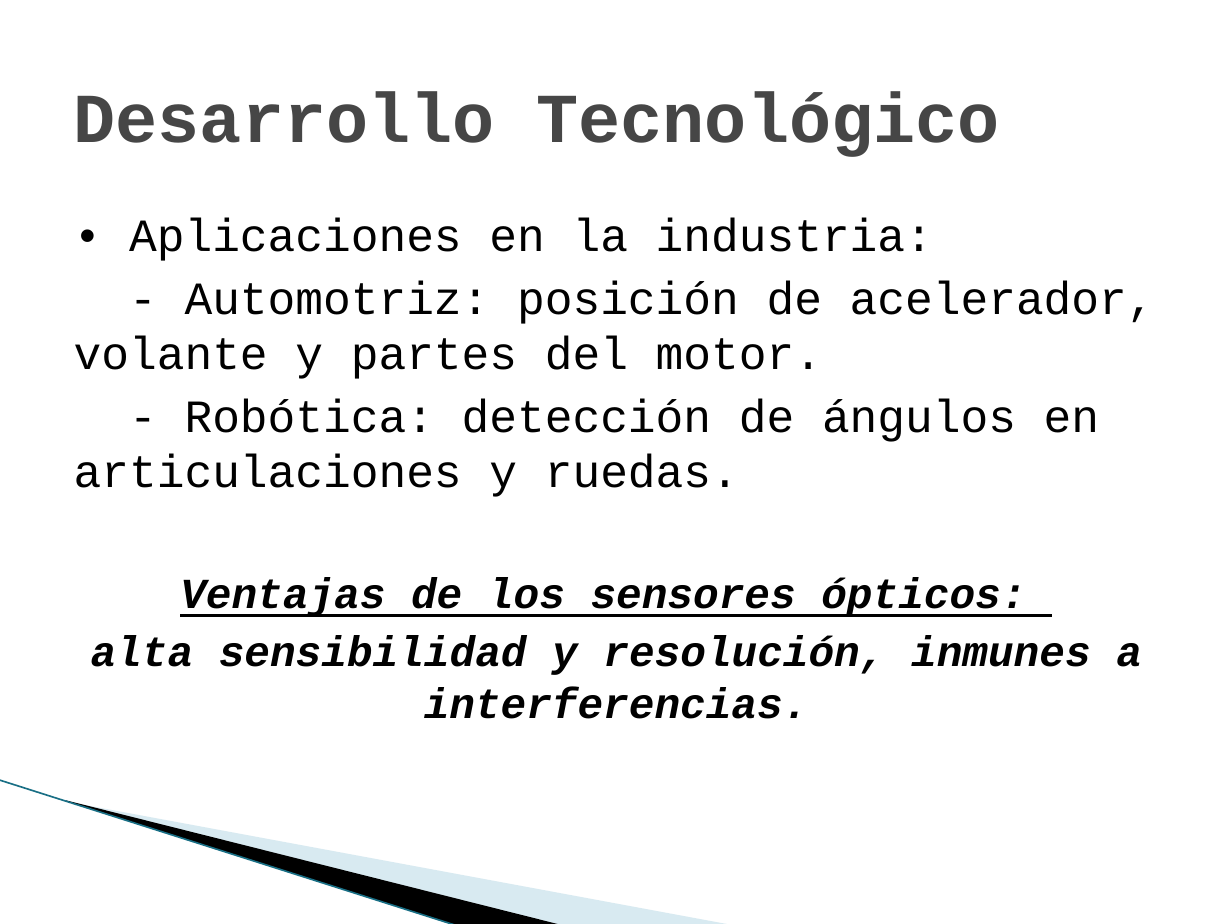
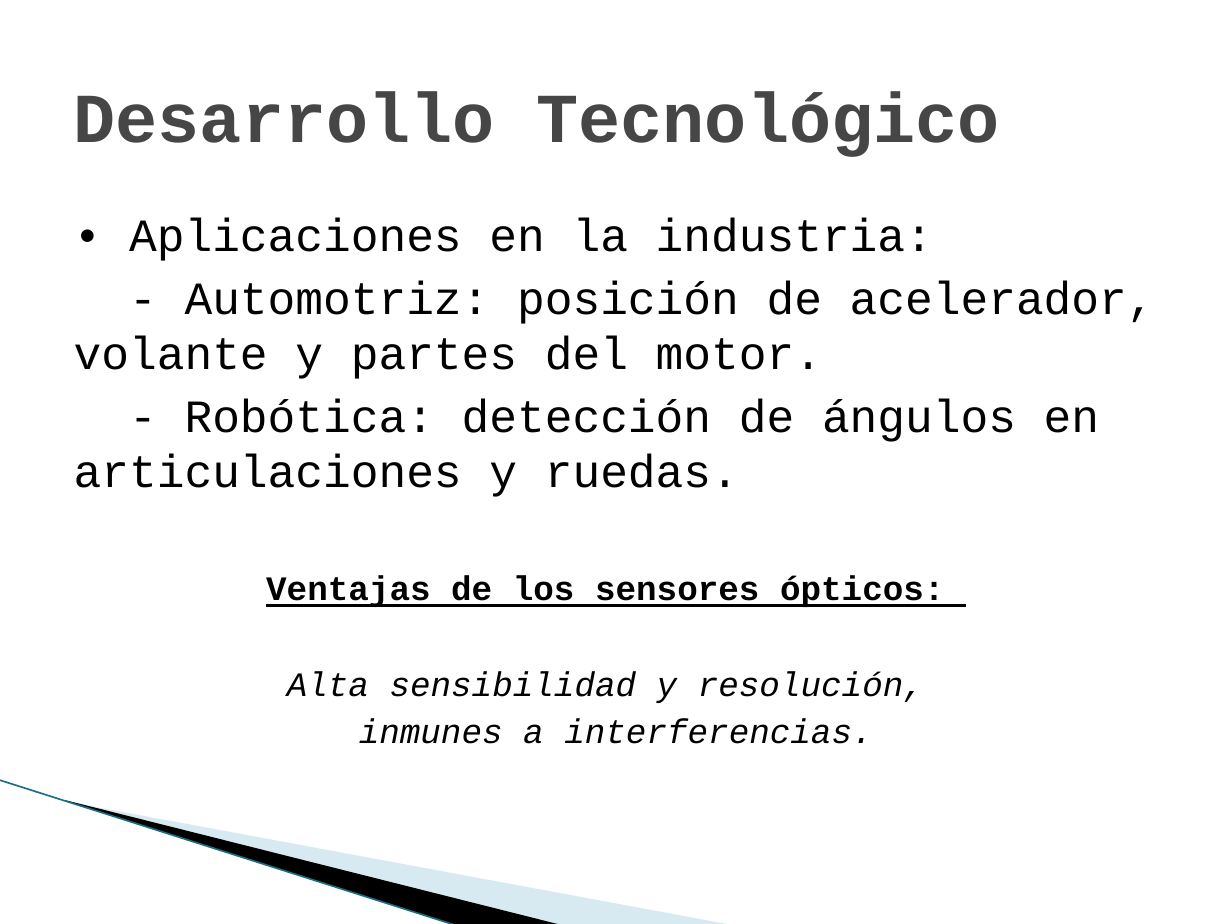
Before and after one commit to marianomorel/maestria-repo, a slide deck: slide 9 of sensores_cmos_presentacion.pptx. Drawn at 1232x924 pixels with LibreOffice and Linux fonts; fonts in the diff are those of the drawing; background and template pictures are left out. Boxes give left, top, right and bottom in pixels: in the first picture for what was removed or moved away, otherwise in the second. Text is boxed around its words. In the diff, an @@ line names an element or a change of style, - is before the commit and + after.

```diff
--- a/sensores_cmos_presentacion.pptx
+++ b/sensores_cmos_presentacion.pptx
@@ text at box(266, 575, 944, 607): size 25 to 20 pt, italic off in "Ventajas de los sensores ópticos:" @@
@@ text at box(287, 671, 924, 744): text changed; size 25 to 20 pt; bold off @@
-alta sensibilidad y resolución, inmunes a interferencias.
+Alta sensibilidad y resolución,
+inmunes a interferencias.
```
Also in this commit, not shown: 7 other slides changed, 6 other files.
